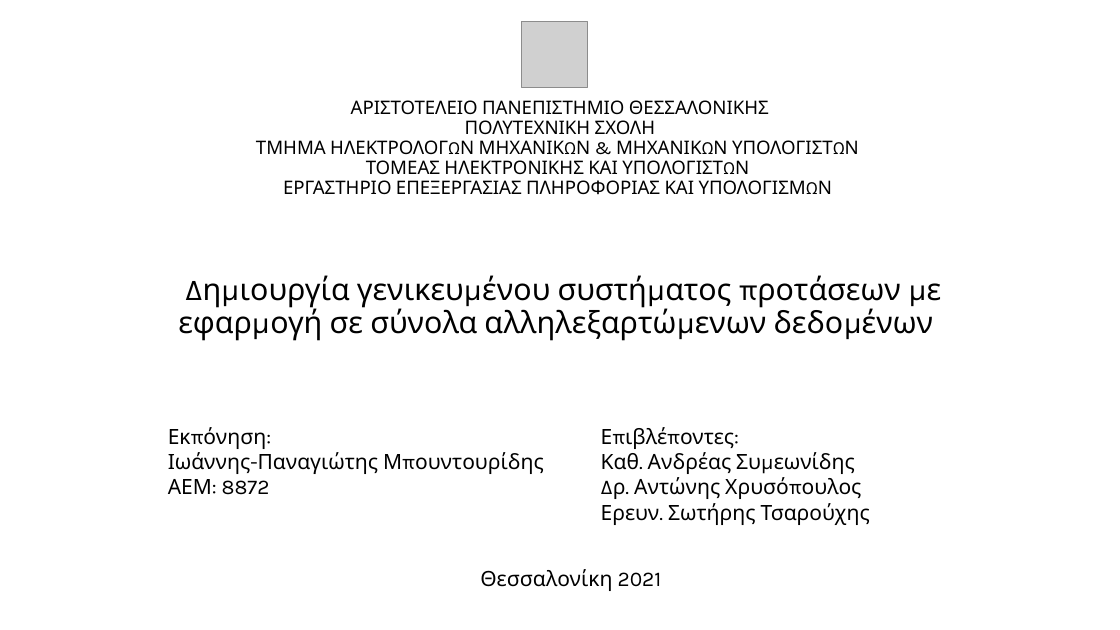
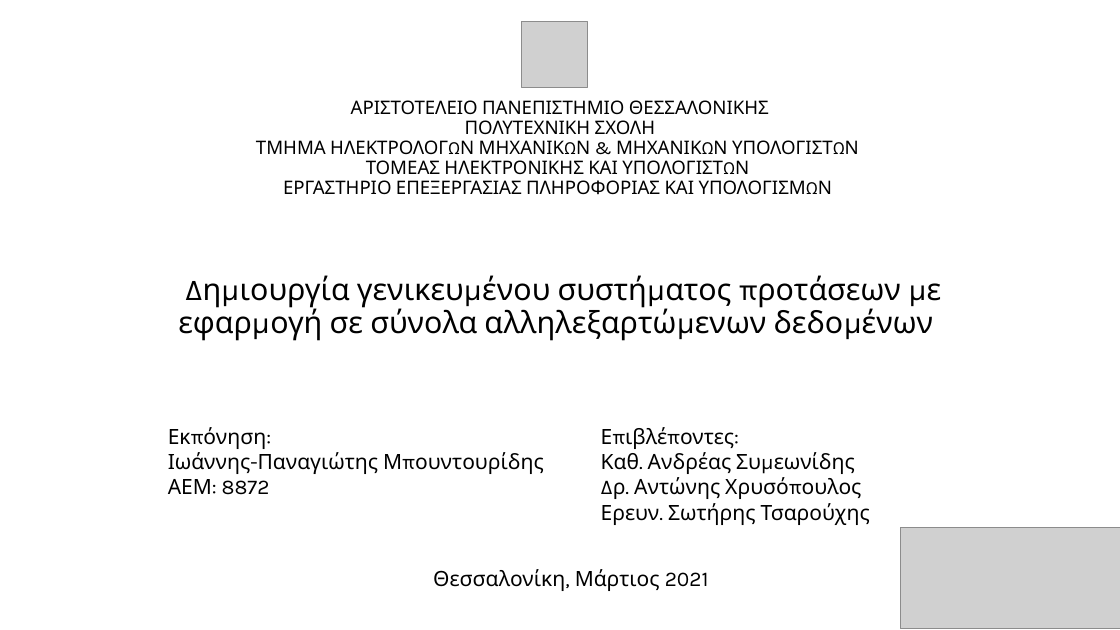
Before and after one commit to mpountou/General-Recommendation-Engine, a slide deck: slide 1 of παρουσίαση.pptx. Drawn at 1120x630 pixels with LibreOffice and Linux fonts; fonts in the diff are those of the drawing; grey boxes stand for pictures. Boxes give left, top, right and bottom in pixels: in the first picture for what was removed or moved away, otherwise in the second. Text is boxed around its words. In the diff, an @@ line names an element or a change of style, - is before the commit and + after.

```diff
--- a/παρουσίαση.pptx
+++ b/παρουσίαση.pptx
@@ picture added at [901,528,1120,629] @@
@@ text at [433,569,709,591]: text changed @@
-Θεσσαλονίκη 2021
+Θεσσαλονίκη, Μάρτιος 2021
```
Also in this commit, not shown: 2 other slides changed.
